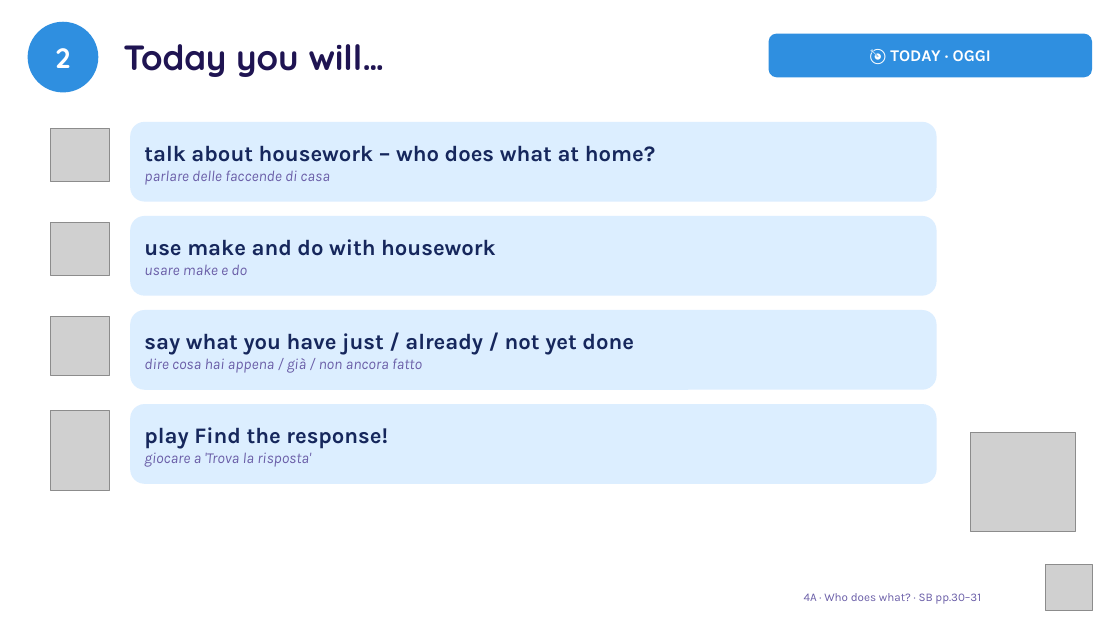
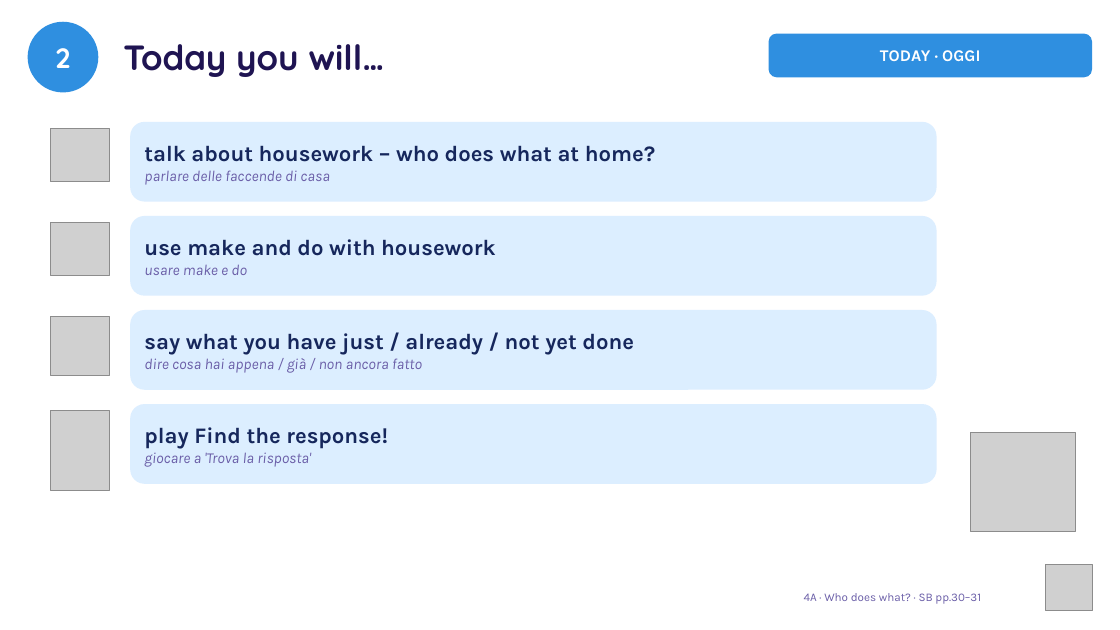
Before and after one commit to londonlanguageschool/Bagheria-, a slide deck: slide 2 of materials/A2/A2_4A_Who_does_what.pptx. Drawn at 1120x630 pixels with LibreOffice and Linux fonts; fonts in the diff are those of the drawing; grey boxes stand for pictures. Boxes give left, top, right and bottom in pixels: in the first picture for what was removed or moved away, otherwise in the second. Text is boxed around its words. In the diff, an @@ line names an element or a change of style, - is before the commit and + after.

```diff
--- a/materials/A2/A2_4A_Who_does_what.pptx
+++ b/materials/A2/A2_4A_Who_does_what.pptx
@@ text in rounded rectangle at [880, 50, 980, 61]: text changed @@
-🎯 TODAY · OGGI
+TODAY · OGGI
```
Also in this commit, not shown: 13 other slides changed, 3 slides added, 2 slides removed, 3 other files.
